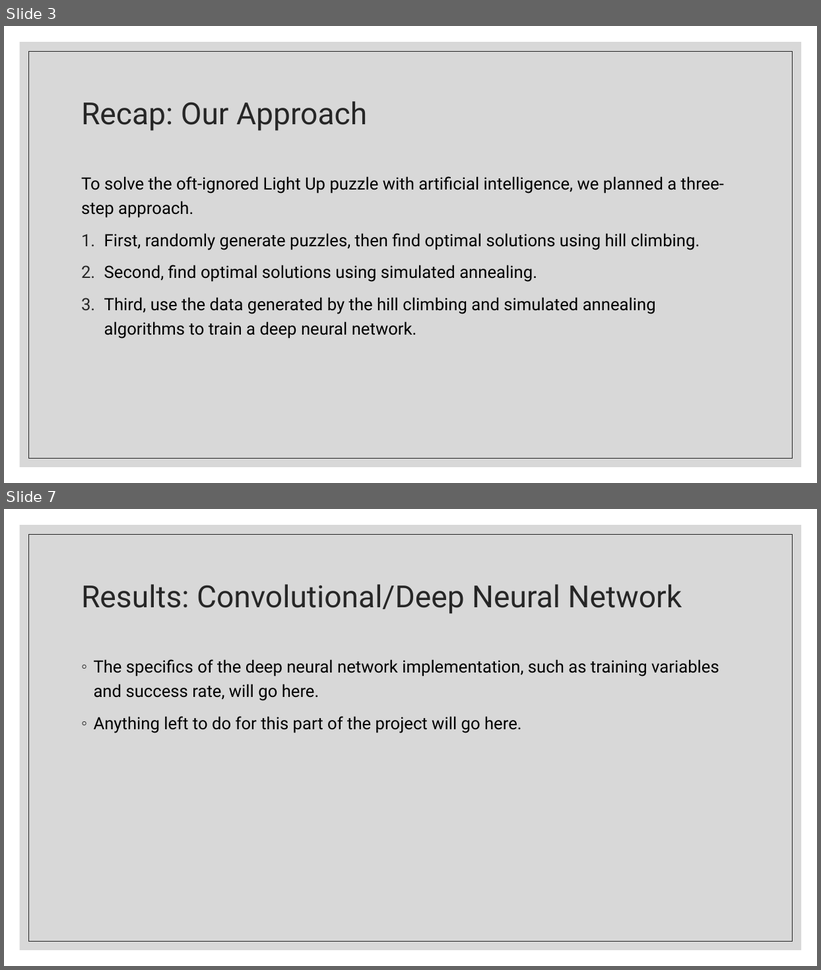
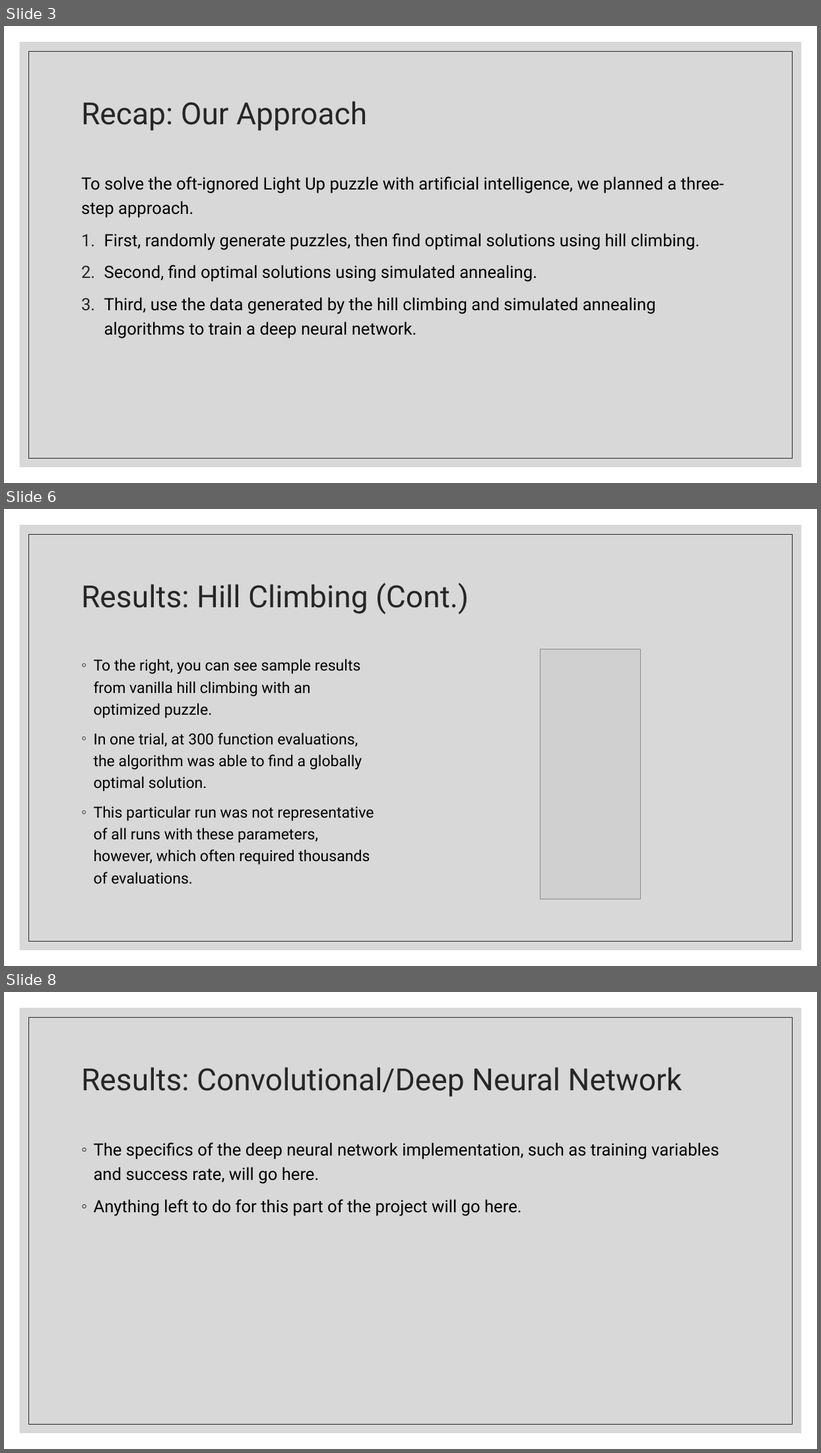
Before and after one commit to JSLBrowning/COMP-6606-Final-Project, a slide deck: Presentation/Final/Final Presentation.pptx. Shown one above the other, each under a label of ours: slides 3 and 7 before the commit, slides 3, 6 and 8 after it; the slides between them are not shown. The pictures are 821x970 and 821x1453 pixels, drawn with LibreOffice and Linux fonts; fonts in the diff are those of the drawing; grey boxes stand for pictures. Boxes give left, top, right and bottom in pixels: in the first picture for what was removed or moved away, otherwise in the second. Text is boxed around its words. In the diff, an @@ line names an element or a change of style, - is before the commit and + after.

Commit message:
Update Final Presentation.pptx with hill climbing and simulated annealing results

```diff
--- a/Presentation/Final/Final Presentation.pptx
+++ b/Presentation/Final/Final Presentation.pptx
@@ slide 6 added at bbox=[4, 509, 817, 966], background #FFFFFF; not listed: 2 template elements that a slide beside it also shows @@
@@ title added at bbox=[81, 583, 469, 615], 36 pt, text #262626 @@
+Results: Hill Climbing (Cont.)
@@ text added at bbox=[94, 659, 374, 885], 18 pt, text #000000 @@
+◦ To the right, you can see sample results from vanilla hill climbing with an optimized puzzle.
+◦ In one trial, at 300 function evaluations, the algorithm was able to find a globally optimal solution.
+◦ This particular run was not representative of all runs with these parameters, however, which often required thousands of evaluations.
@@ picture added at bbox=[540, 650, 640, 900] @@
@@ what was slide 7 is now slide 8 @@
```
Also in this commit, not shown: 3 slides changed, 1 other file.
